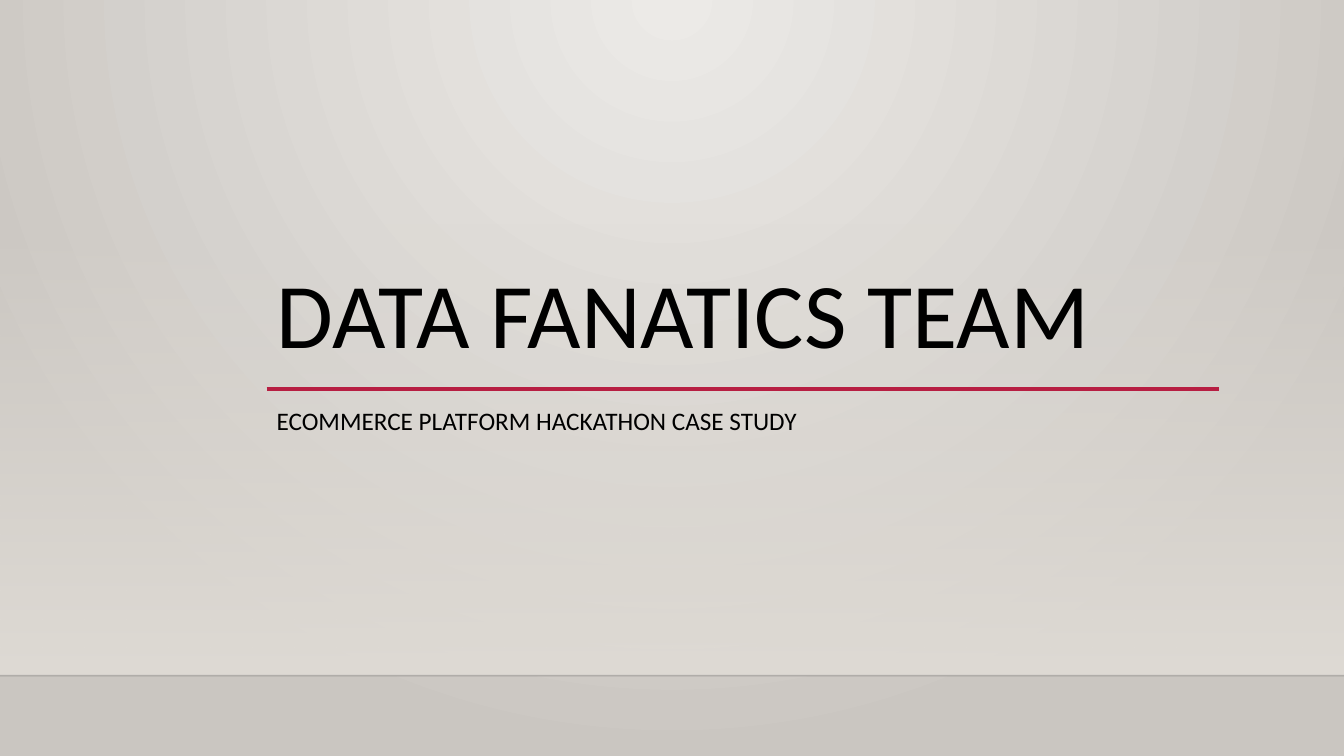
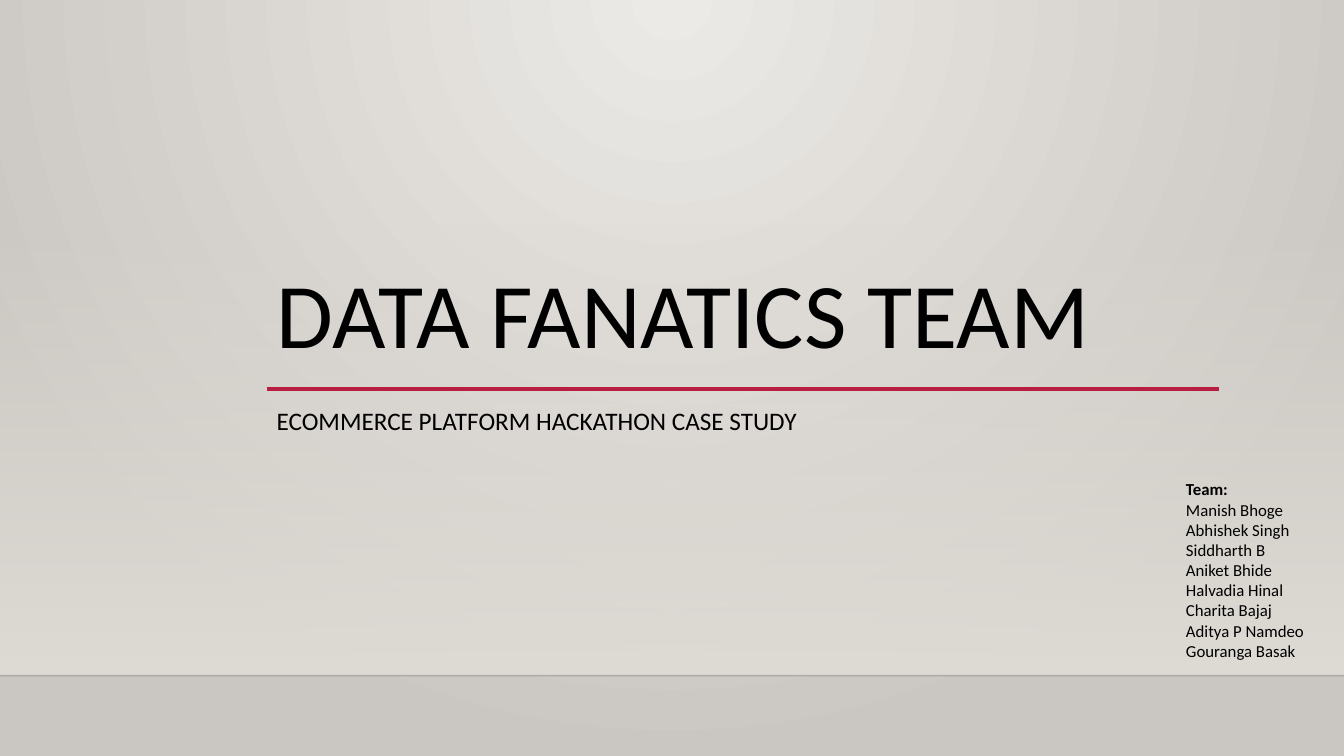
Before and after one commit to mbhoge/ml-hackathon-1, a slide deck: slide 1 of Data Fanatics Team - Data Analysis.pptx. Drawn at 1344x756 pixels with LibreOffice and Linux fonts; fonts in the diff are those of the drawing; background and template pictures are left out. Boxes give left, top, right and bottom in pixels: in the first picture for what was removed or moved away, otherwise in the second. Text is boxed around its words. In the diff, an @@ line names an element or a change of style, - is before the commit and + after.

```diff
--- a/Data Fanatics Team - Data Analysis.pptx
+++ b/Data Fanatics Team - Data Analysis.pptx
@@ text added at (1186,484,1304,660), 12 pt, text #000000 @@
+Team:
+Manish Bhoge
+Abhishek Singh
+Siddharth B
+Aniket Bhide
+Halvadia Hinal
+Charita Bajaj
+Aditya P Namdeo
+Gouranga Basak
```
Also in this commit, not shown: 3 other slides changed, 12 slides added, 5 other files.
